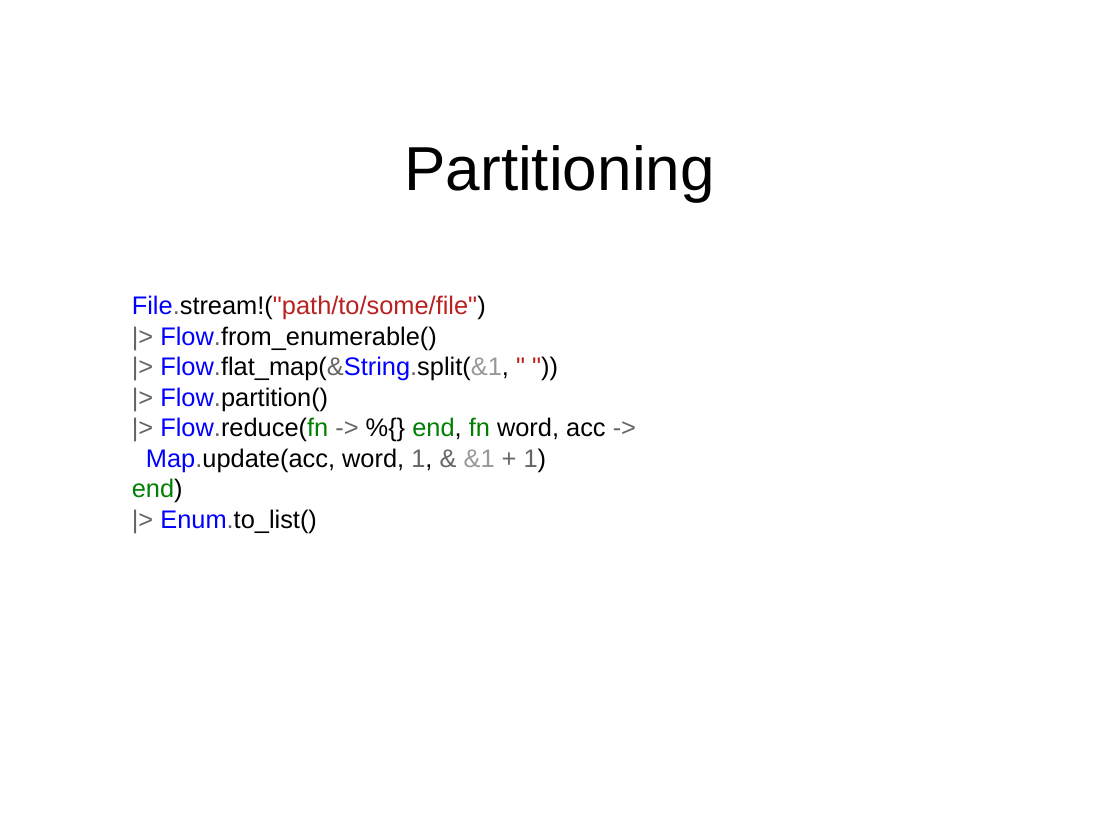
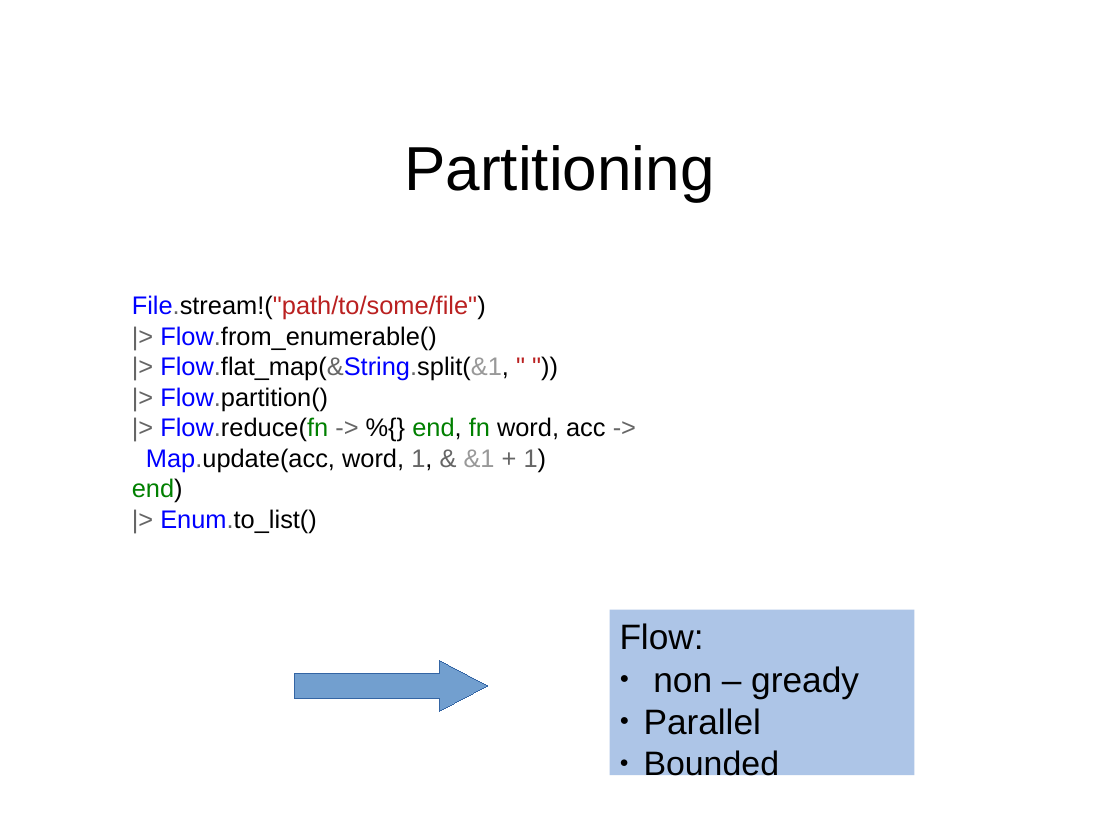
Before and after one commit to zemiret/elixir-mess, a slide deck: slide 6 of docs/presentation/Antoni_Mleczko.Jacek_Gosztyla.odp (slide 7 before the commit). Drawn at 1120x840 pixels with LibreOffice and Linux fonts; fonts in the diff are those of the drawing; background and template pictures are left out. Boxes give left, top, right and bottom in pixels: in the first picture for what was removed or moved away, otherwise in the second. Text is boxed around its words. In the diff, an @@ line names an element or a change of style, - is before the commit and + after.

```diff
--- a/docs/presentation/Antoni_Mleczko.Jacek_Gosztyla.odp
+++ b/docs/presentation/Antoni_Mleczko.Jacek_Gosztyla.odp
@@ rectangle added at <box>610,610,915,775</box>, fill #ADC5E7, 25 pt, text #000000 @@
+Flow:
+● non – gready
+● Parallel
+● Bounded
@@ right arrow added at <box>295,661,488,711</box>, fill #729FCF, outline #3465A4 0 pt @@
```
Also in this commit, not shown: 3 other slides changed, 1 slide added, 1 slide removed.
